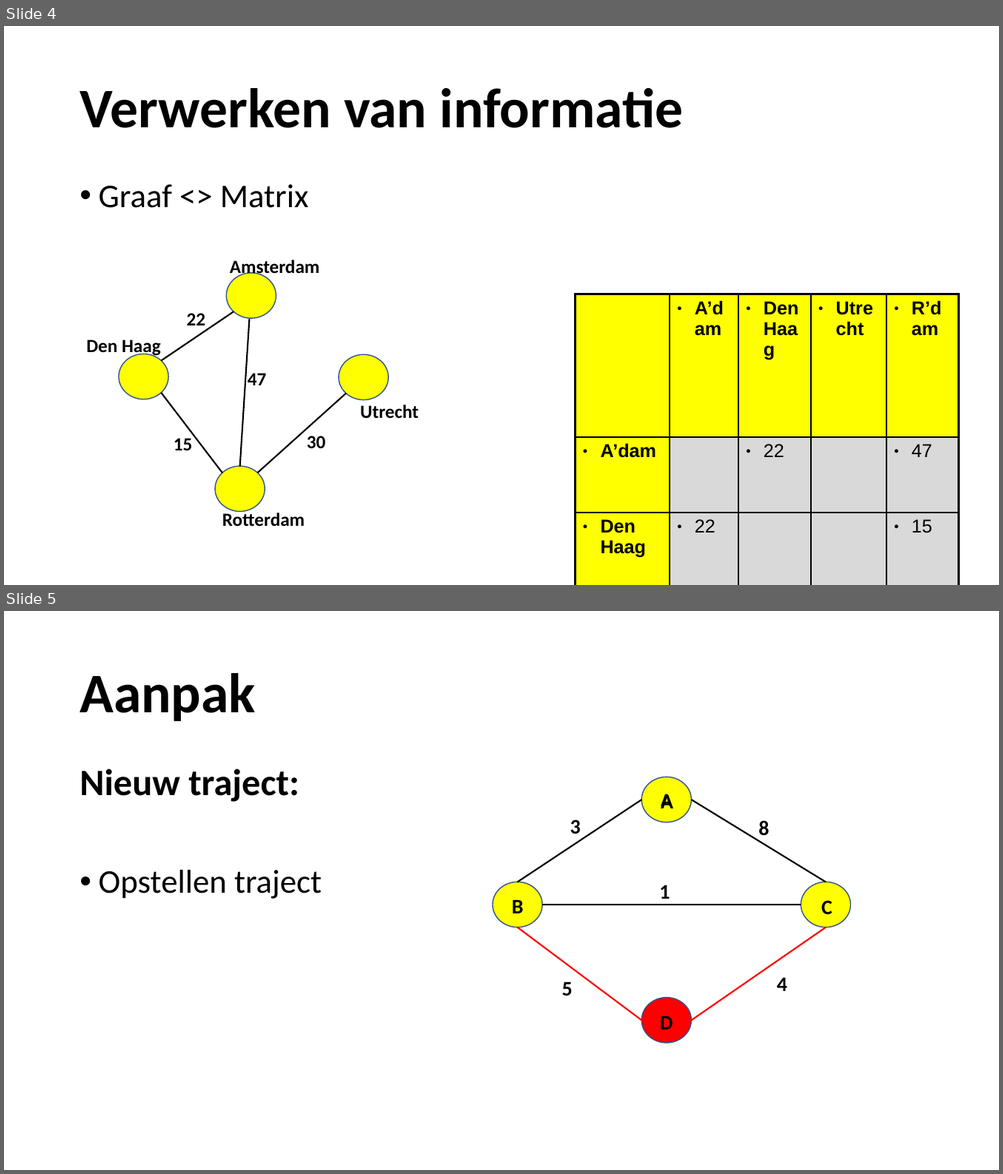
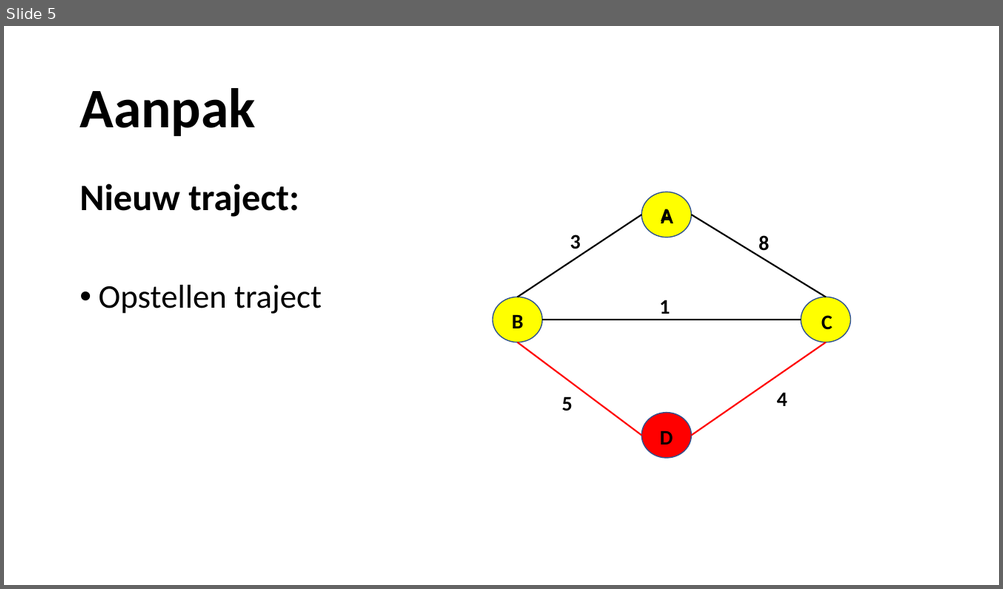
Before and after one commit to lisa259/RailNL, a slide deck: Presentation Judoli.odp. Shown one above the other, each under a label of ours: slides 4 and 5 before the commit, slide 5 after it. The pictures are 1003x1174 and 1003x589 pixels, drawn with LibreOffice and Linux fonts; fonts in the diff are those of the drawing; background and template pictures are left out. Boxes give left, top, right and bottom in pixels: in the first picture for what was removed or moved away, otherwise in the second. Text is boxed around its words. In the diff, an @@ line names an element or a change of style, - is before the commit and + after.

Commit message:
powerpoint

```diff
--- a/Presentation Judoli.odp
+++ b/Presentation Judoli.odp
@@ slide 4 removed at <box>4,26,999,585</box>, background picture (left out) @@
@@ title removed at <box>79,88,683,128</box> @@
-Verwerken van informatie
@@ text removed at <box>99,184,309,208</box> @@
-• Graaf <> Matrix
@@ text removed at <box>230,260,320,278</box> @@
-Amsterdam
@@ freeform shape removed at <box>226,273,276,318</box> @@
@@ line removed from (162, 361) to (234, 312) @@
@@ text removed at <box>187,313,206,331</box> @@
-22
@@ table removed at <box>575,294,959,561</box>, 5 rows, 5 columns @@
- | A’dam | Den Haag | Utrecht | R’dam
-A’dam |  | 22 |  | 47
-Den Haag | 22 |  |  | 15
-Utrecht |  |  |  | 30
-R’dam | 47 | 15 | 30 | 
@@ line removed from (240, 467) to (250, 319) @@
@@ text removed at <box>86,340,161,357</box> @@
-Den Haag
@@ freeform shape removed at <box>119,355,169,400</box> @@
@@ freeform shape removed at <box>338,355,388,400</box> @@
@@ text removed at <box>247,373,267,386</box> @@
-47
@@ line removed from (222, 473) to (162, 393) @@
@@ line removed from (258, 473) to (346, 394) @@
@@ text removed at <box>360,405,418,419</box> @@
-Utrecht
@@ text removed at <box>173,438,193,451</box> @@
-15
@@ text removed at <box>307,436,326,449</box> @@
-30
@@ freeform shape removed at <box>215,466,265,511</box> @@
@@ text removed at <box>222,511,304,527</box> @@
-Rotterdam
```
Also in this commit, not shown: 1 slide added.
